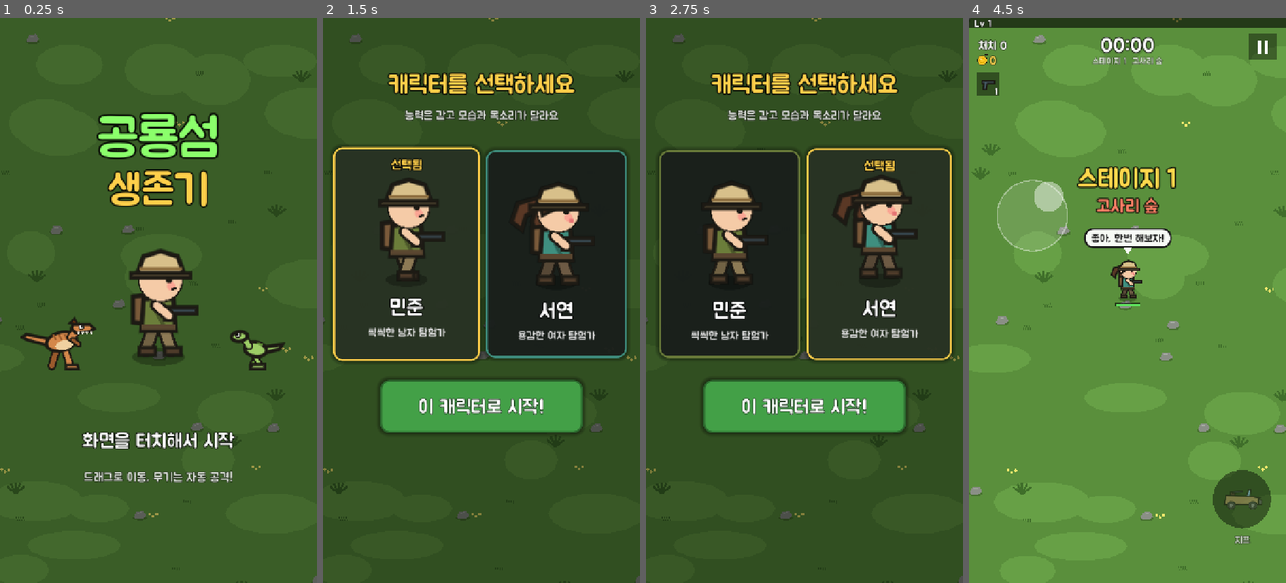
Above: before the commit, frames 1-4 (left to right).
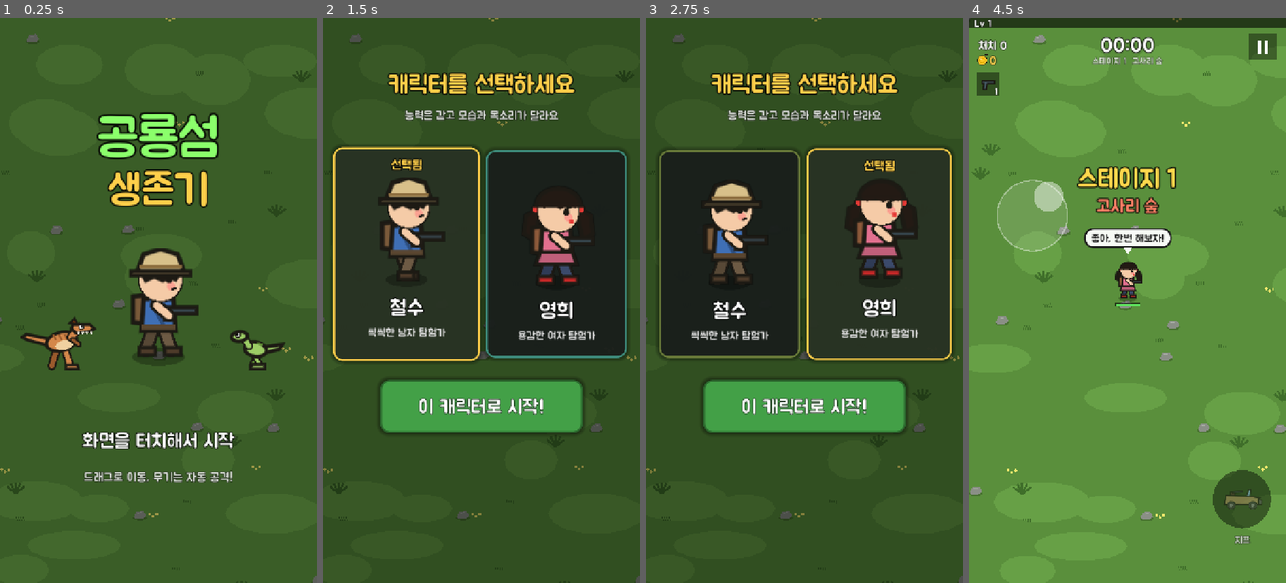
Above: after the commit, the same moments.

Repository: wylee-hadeul/dino-survivor
Game: Godot game, scene res://main.tscn
Two runs of this game, one before a commit and one after it. Both use one fixed random seed, a clock stepped at 60 frames per second and the inputs below.
Inputs (mouse positions are in pixels of both pictures, inside the frame that each line leads up to):
- Up to frame 1 (0.25 s): no input
- Up to frame 2 (1.5 s): tap Enter at 0.5 s; move the mouse to (551, 272) at 0.52 s; hold Right (right) 0.53-1.25 s; tap Space (ride) at 0.6 s; click (551, 272) at 0.67 s; drag from (418, 328) to (465, 413) at 1.27 s
- Up to frame 3 (2.75 s): move the mouse to (836, 176) at 2.02 s; hold Right (right) from 2.03 s (still down); tap E at 2.1 s; tap Space (ride) at 2.3 s
- Up to frame 4 (4.5 s): release Right (right) at 2.75 s; drag from (1111, 413) to (1032, 215) at 2.77 s; move the mouse to (1222, 385) at 3.52 s; hold Left (left) 3.53-4.25 s; tap P at 3.6 s; tap Space (ride) at 3.8 s; drag from (1032, 215) to (1079, 159) at 4.27 s

The runs differ from the first frame. In frame 1, 0.9% of the frame differs, in the area x 40-61%, y 40-58%; in frame 2, 2.2%; in frame 3, 2.6%, in the area x 18-86%, y 27-54%; in frame 4, 0.3%.

Commit message:
feat: v0.3.1 - 철수/영희 이름과 모습 변경, 여자 목소리 덜 굵게
- 캐릭터 이름: 철수 / 영희
- 철수: 탐험모 + 검은 앞머리, 파란 조끼
- 영희: 검은 양갈래 머리 + 빨간 리본, 분홍 옷
- 여자 목소리 높이 0.85 -> 1.1 (남자 1.4보다는 낮게)

Co-Authored-By: Claude Opus 5.5 <noreply@anthropic.com>

Diff:
--- a/scripts/art.gd
+++ b/scripts/art.gd
@@ -76,48 +76,67 @@
 	player(c, frame, true)
 
 
-## female: 여자 탐험가 (긴 머리 + 포니테일, 청록 조끼)
+## female=false: 철수 (탐험모 + 검은 앞머리, 파란 조끼)
+## female=true : 영희 (검은 양갈래 머리 + 빨간 리본, 분홍 조끼)
 static func player(c: CanvasItem, frame: int, female := false) -> void:
 	var skin := Color("f5cba7")
-	var vest := Color("3f8f7f") if female else Color("6b7d3a")
-	var pants := Color("6d5a44") if female else Color("8d7a55")
-	var hair := Color("5a3825")
+	var vest := Color("e2708f") if female else Color("3f6fb5")
+	var pants := Color("3b4a6b") if female else Color("6d5a44")
+	var hair := Color("231a14")
+	var ribbon := Color("e53935")
 	if female:
-		# 뒤로 늘어진 머리 + 포니테일
-		poly(c, PackedVector2Array([Vector2(-18, -80), Vector2(-24, -60), Vector2(-20, -46), Vector2(-6, -50), Vector2(-4, -76)]), hair)
-		poly(c, PackedVector2Array([Vector2(-16, -84), Vector2(-38, -78), Vector2(-44, -60), Vector2(-34, -52), Vector2(-30, -66), Vector2(-14, -74)]), hair)
-		c.draw_circle(Vector2(-16, -80), 4.0, Color("e57373"))
+		# 양갈래 머리 (뒤쪽)
+		for side in [-1.0, 1.0]:
+			var base := Vector2(2 + side * 18.0, -72)
+			poly(c, PackedVector2Array([base + Vector2(side * -4, -4), base + Vector2(side * 14, 6), base + Vector2(side * 16, 24), base + Vector2(side * 6, 30), base + Vector2(side * 2, 12), base + Vector2(side * -2, -2)]), hair)
+			c.draw_circle(base + Vector2(side * 4, 0), 5.0, OL)
+			c.draw_circle(base + Vector2(side * 4, 0), 3.5, ribbon)
 	# 배낭
-	poly(c, PackedVector2Array([Vector2(-24, -54), Vector2(-10, -56), Vector2(-10, -28), Vector2(-24, -30)]), Color("7a5a3a"))
+	poly(c, PackedVector2Array([Vector2(-24, -54), Vector2(-10, -56), Vector2(-10, -28), Vector2(-24, -30)]), Color("8d5a3a") if female else Color("7a5a3a"))
 	# 다리
 	var s := 1.0 if frame == 0 else -1.0
 	limb(c, Vector2(-5, -24), Vector2(-5 - 7 * s, -4), 9.0, pants.darkened(0.2))
 	limb(c, Vector2(5, -24), Vector2(5 + 7 * s, -4), 9.0, pants)
 	for fx in [-5 - 7 * s, 5 + 7 * s]:
-		poly(c, PackedVector2Array([Vector2(fx - 6, -6), Vector2(fx + 9, -6), Vector2(fx + 9, 1), Vector2(fx - 6, 1)]), Color("4e3b2a"), 2.0)
+		poly(c, PackedVector2Array([Vector2(fx - 6, -6), Vector2(fx + 9, -6), Vector2(fx + 9, 1), Vector2(fx - 6, 1)]), Color("c62828") if female else Color("4e3b2a"), 2.0)
 	# 몸통
 	poly(c, PackedVector2Array([Vector2(-14, -52), Vector2(14, -52), Vector2(16, -22), Vector2(-16, -22)]), vest)
-	c.draw_line(Vector2(-8, -52), Vector2(6, -24), vest.darkened(0.3), 4.0)
-	c.draw_rect(Rect2(-16, -28, 32, 5), Color("5a4630"))
+	if female:
+		# 치마 단
+		poly(c, PackedVector2Array([Vector2(-16, -30), Vector2(16, -30), Vector2(20, -18), Vector2(-20, -18)]), vest.darkened(0.15), 2.5)
+		c.draw_circle(Vector2(0, -46), 3.0, Color.WHITE)
+	else:
+		c.draw_line(Vector2(-8, -52), Vector2(6, -24), vest.darkened(0.3), 4.0)
+		c.draw_rect(Rect2(-16, -28, 32, 5), Color("5a4630"))
 	# 총 + 팔
 	poly(c, PackedVector2Array([Vector2(4, -44), Vector2(36, -44), Vector2(36, -38), Vector2(16, -38), Vector2(14, -32), Vector2(6, -32)]), Color("37474f"), 2.5)
 	limb(c, Vector2(-2, -46), Vector2(10, -36), 7.0, skin)
 	# 머리
 	circ(c, Vector2(2, -70), 20.0, skin)
-	c.draw_circle(Vector2(12, -64), 4.0, Color(1, 0.5, 0.5, 0.5))
+	if female:
+		# 정수리 머리 + 짧은 앞머리 (얼굴을 가리지 않게), 그 위에 눈/볼/입술
+		var top := PackedVector2Array()
+		for i in 13:
+			var a := PI + PI * i / 12.0
+			top.append(Vector2(2 + cos(a) * 22.0, -76 + sin(a) * 17.0))
+		poly(c, top, hair)
+		poly(c, PackedVector2Array([Vector2(-19, -78), Vector2(23, -78), Vector2(19, -73), Vector2(12, -76), Vector2(4, -72), Vector2(-4, -76), Vector2(-12, -73)]), hair, 0.0)
+		c.draw_circle(Vector2(12, -64), 4.0, Color(1, 0.5, 0.5, 0.6))
+		c.draw_circle(Vector2(10, -69), 3.2, OL)
+		c.draw_line(Vector2(8, -72), Vector2(15, -74), OL, 2.0)
+		c.draw_circle(Vector2(15, -60), 2.2, ribbon)
+		return
+	c.draw_circle(Vector2(12, -64), 4.0, Color(1, 0.5, 0.5, 0.55))
 	c.draw_circle(Vector2(10, -70), 3.0, OL)
-	if female:
-		# 앞머리, 속눈썹, 입술
-		poly(c, PackedVector2Array([Vector2(-16, -78), Vector2(20, -78), Vector2(14, -72), Vector2(4, -74), Vector2(-6, -70), Vector2(-14, -66)]), hair, 2.0)
-		c.draw_line(Vector2(8, -73), Vector2(15, -75), OL, 2.0)
-		c.draw_circle(Vector2(15, -61), 2.2, Color("e57373"))
-	else:
-		c.draw_line(Vector2(6, -77), Vector2(14, -76), OL, 2.5)
+	if true:
+		# 검은 앞머리가 모자 아래로 보인다
+		poly(c, PackedVector2Array([Vector2(-16, -76), Vector2(20, -76), Vector2(16, -70), Vector2(10, -73), Vector2(4, -69), Vector2(-4, -73), Vector2(-12, -69)]), hair, 2.0)
+		c.draw_line(Vector2(6, -79), Vector2(14, -78), OL, 2.5)
 		c.draw_line(Vector2(12, -61), Vector2(17, -62), OL, 2.0)
-	# 탐험모
-	poly(c, PackedVector2Array([Vector2(-20, -76), Vector2(-14, -92), Vector2(2, -97), Vector2(18, -92), Vector2(24, -76)]), Color("d8c08a"))
-	poly(c, PackedVector2Array([Vector2(-26, -76), Vector2(30, -76), Vector2(30, -72), Vector2(-26, -72)]), Color("c2a66c"), 2.5)
-	c.draw_line(Vector2(-18, -80), Vector2(22, -80), Color("8d6e3f"), 3.0)
+		# 탐험모
+		poly(c, PackedVector2Array([Vector2(-20, -78), Vector2(-14, -94), Vector2(2, -99), Vector2(18, -94), Vector2(24, -78)]), Color("d8c08a"))
+		poly(c, PackedVector2Array([Vector2(-26, -78), Vector2(30, -78), Vector2(30, -74), Vector2(-26, -74)]), Color("c2a66c"), 2.5)
+		c.draw_line(Vector2(-18, -82), Vector2(22, -82), Color("8d6e3f"), 3.0)
 
 
 # ================================================================== 공룡
--- a/scripts/main.gd
+++ b/scripts/main.gd
@@ -146,7 +146,7 @@
 
 func choose_character(c: String) -> void:
 	character = c
-	voice.pitch = 0.85 if c == "f" else 1.4  # 남자는 높게, 여자는 낮게
+	voice.pitch = 1.1 if c == "f" else 1.4  # 남자는 높게, 여자는 그보다 낮게 (너무 굵지 않게)
 	save_game()
 	dlog("character: %s" % c)
 
@@ -398,7 +398,7 @@
 			equipped = "jeep"
 		voice.tts_enabled = bool(cfg.get_value("save", "voice", true))
 		character = str(cfg.get_value("save", "character", ""))
-	voice.pitch = 0.85 if character == "f" else 1.4
+	voice.pitch = 1.1 if character == "f" else 1.4
 	selected_stage = unlocked
 
 
--- a/scripts/menu.gd
+++ b/scripts/menu.gd
@@ -298,8 +298,8 @@
 
 
 const CHAR_INFO := {
-	"m": {"name": "민준", "desc": "씩씩한 남자 탐험가", "col": Color("6b7d3a")},
-	"f": {"name": "서연", "desc": "용감한 여자 탐험가", "col": Color("3f8f7f")},
+	"m": {"name": "철수", "desc": "씩씩한 남자 탐험가", "col": Color("6b7d3a")},
+	"f": {"name": "영희", "desc": "용감한 여자 탐험가", "col": Color("3f8f7f")},
 }
 
 
Not shown, changed: README.md
Not shown, changed: docs/index.html
Not shown, changed: docs/index.pck
